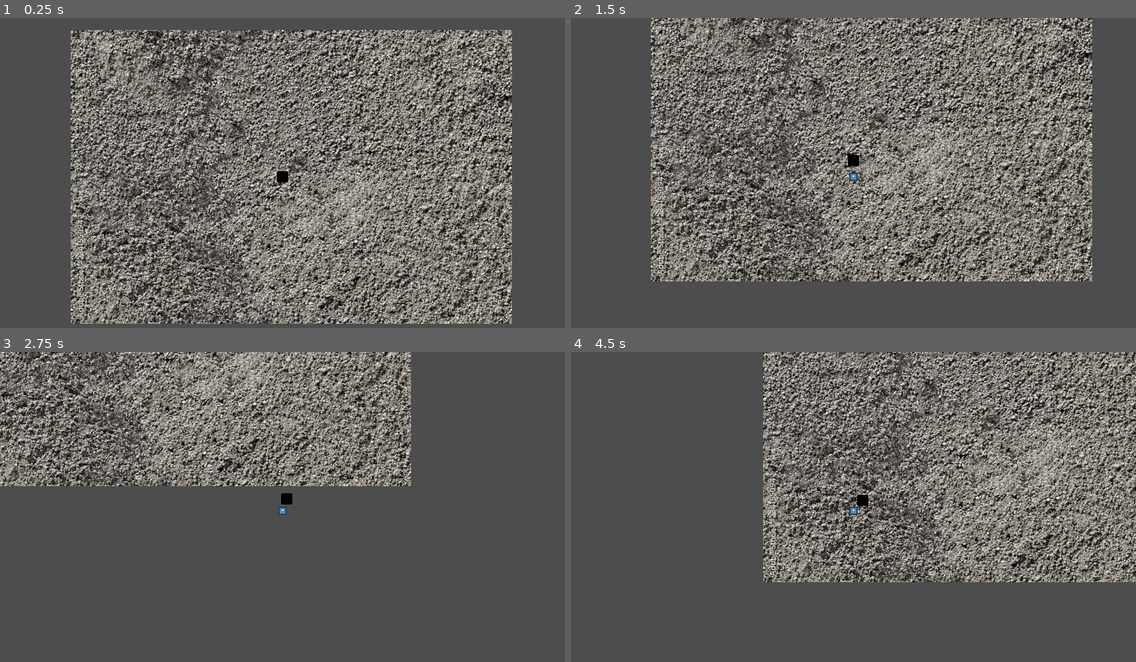
Above: before the commit, frames 1-4 (two rows, left to right).
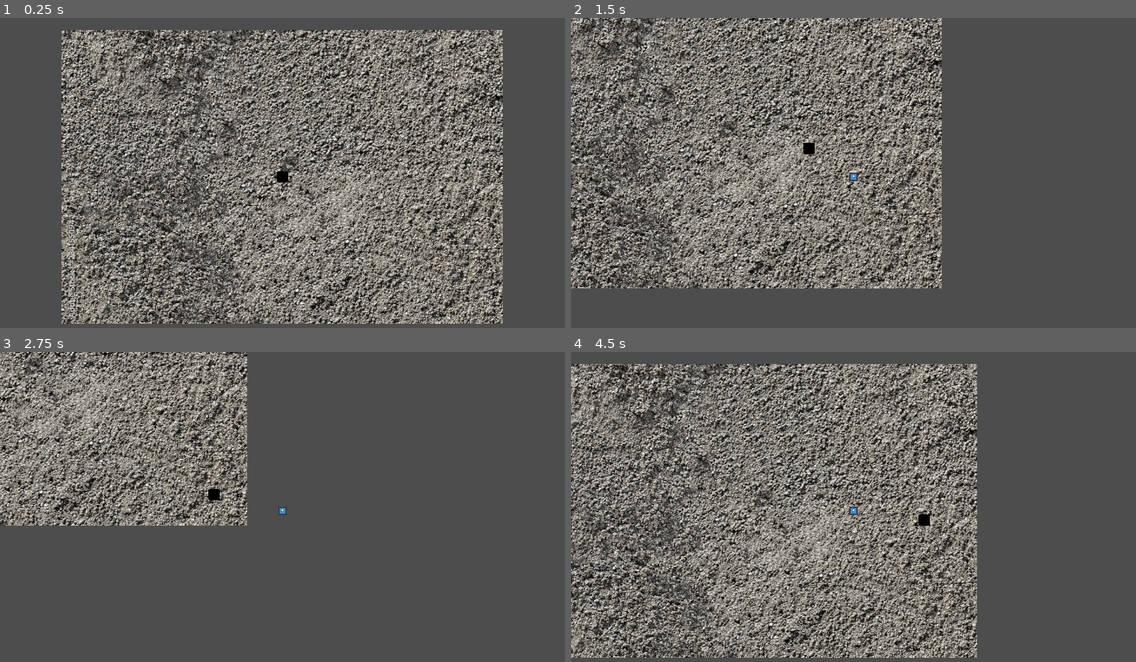
Above: after the commit, the same moments.

Repository: lokasc/rsPrototype
Game: Godot game, scene res://main.tscn
The game is run twice, just before and just after one commit, with the same random seed, the same clock (stepped at 60 frames per second) and the same inputs. The engine's default icon, where the game draws it, is replaced by a stand-in: a white triangle on a blue panel in a dark square.
Inputs (mouse positions are in pixels of both pictures, inside the frame that each line leads up to):
- Up to frame 1 (0.25 s): no input
- Up to frame 2 (1.5 s): move the mouse to (977, 160) at 0.52 s; hold D (right) 0.53-1.28 s; click (977, 160) at 0.6 s; move the mouse to (740, 191) at 1.27 s; hold S (down) from 1.28 s (still down); click (740, 191) at 1.35 s
- Up to frame 3 (2.75 s): move the mouse to (339, 441) at 2.02 s; release S (down) at 2.03 s; hold D (right) from 2.03 s (still down); click (339, 441) at 2.1 s
- Up to frame 4 (4.5 s): move the mouse to (825, 575) at 2.77 s; release D (right) at 2.78 s; hold W (up) 2.78-3.53 s; click (825, 575) at 2.85 s; move the mouse to (1023, 559) at 3.52 s; hold A (left) from 3.53 s (still down); click (1023, 559) at 3.6 s; move the mouse to (684, 463) at 4.27 s; click (684, 463) at 4.35 s

The runs differ from the first frame. In frame 1, 58% of the frame differs, in the area x 10-91%, y 3-99%; in frame 2, 61%; in frame 3, 29%; in frame 4, 69%, in the area x 0-100%, y 0-99%.

Commit message:
Added Physics Collision layer
- Added into project setting
- changed collision layers oof pest and player so they don't collide
- has debug_color set for previous push

Diff:
--- a/pest.tscn
+++ b/pest.tscn
@@ -8,6 +8,8 @@
 [sub_resource type="CircleShape2D" id="CircleShape2D_85amp"]
 
 [node name="Pest" type="CharacterBody2D"]
+collision_layer = 4
+collision_mask = 4
 script = ExtResource("1_6d1pb")
 health = 100.0
 
--- a/player.tscn
+++ b/player.tscn
@@ -8,6 +8,8 @@
 [sub_resource type="CircleShape2D" id="CircleShape2D_erm30"]
 
 [node name="Player" type="CharacterBody2D"]
+collision_layer = 2
+collision_mask = 2
 script = ExtResource("1_4ffln")
 
 [node name="CollisionShape2D" type="CollisionShape2D" parent="."]
@@ -22,5 +24,6 @@
 
 [node name="CollisionShape2D" type="CollisionShape2D" parent="AttackBox"]
 shape = SubResource("CircleShape2D_erm30")
+debug_color = Color(0, 0.6, 0.701961, 0.419608)
 
 [connection signal="area_entered" from="AttackBox" to="." method="_on_attack_box_area_entered"]
--- a/project.godot
+++ b/project.godot
@@ -48,3 +48,10 @@
 "events": [Object(InputEventMouseButton,"resource_local_to_scene":false,"resource_name":"","device":-1,"window_id":0,"a …(258 unchanged characters)…
 ]
 }
+
+[layer_names]
+
+2d_physics/layer_1="World"
+2d_physics/layer_2="Player"
+2d_physics/layer_3="Enemy"
+2d_physics/layer_4="Loot"
